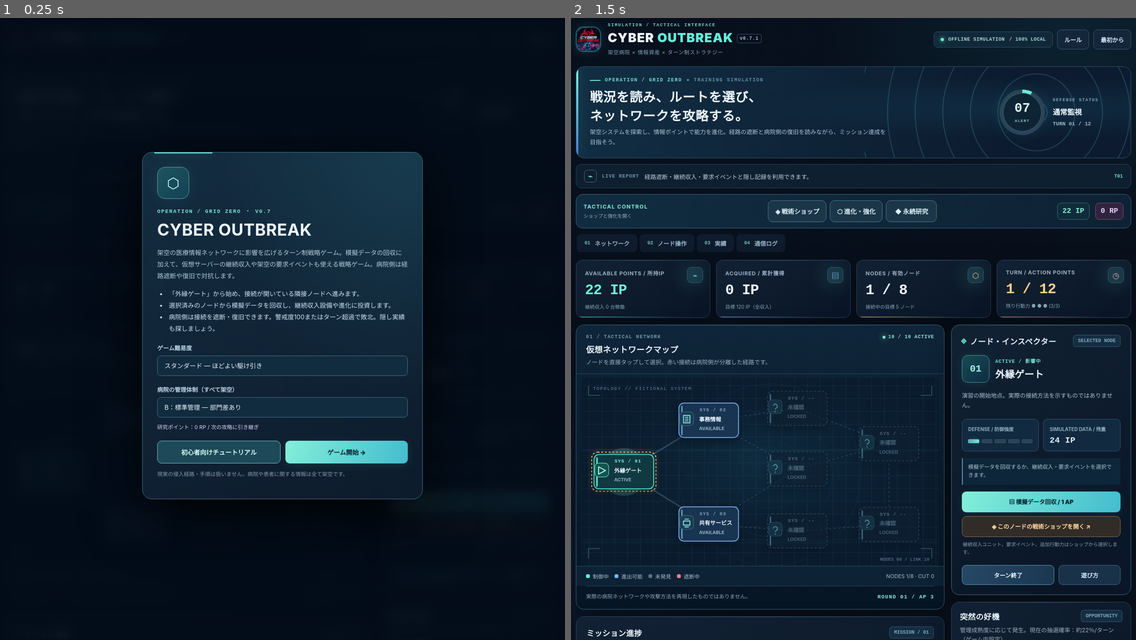
Above: before the commit, frames 1-2 (left to right).
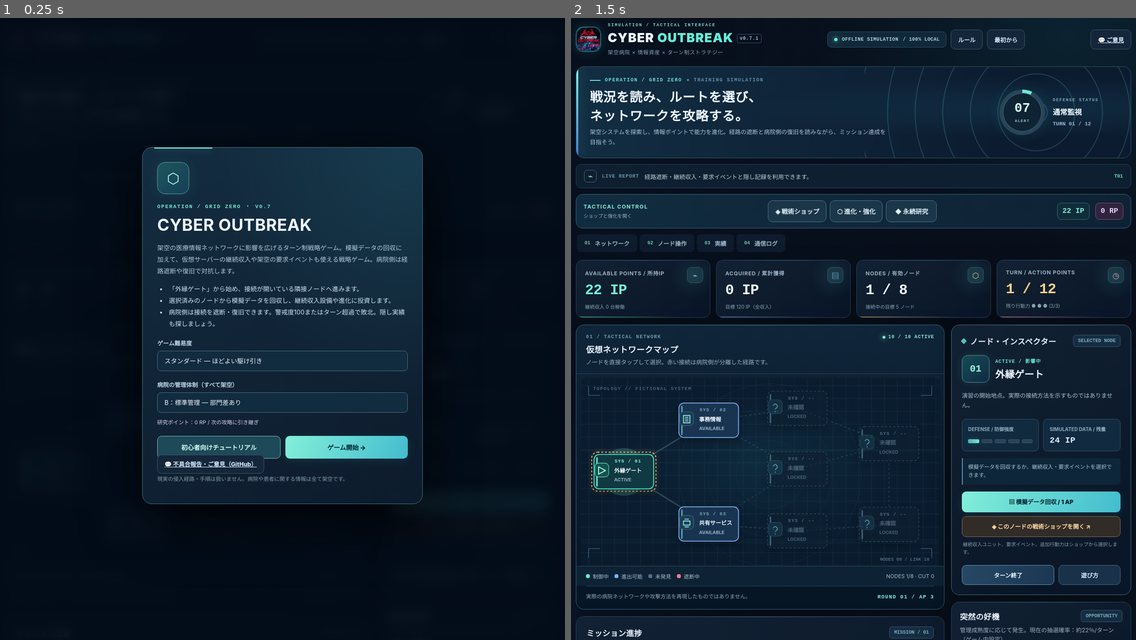
Above: after the commit, the same moments.

Repository: truamagic/Cyber-Outbreak-Game
Game: browser game, page index.html
Two runs of this game, one before a commit and one after it. Both use one fixed random seed, a clock stepped at 60 frames per second and the inputs below.
Inputs:
- Up to frame 1 (0.25 s): no input
- Up to frame 2 (1.5 s): click "ゲーム開始 →" at 0.27 s; tap Space at 1.1 s

The runs differ from the first frame. In frame 1, 5.1% of the frame differs, in the area x 25-75%, y 20-79%; in frame 2, 0.5%.

Commit message:
Update index.html

Diff:
--- a/index.html
+++ b/index.html
@@ -17,6 +17,13 @@
 <header class="topbar">
   <div class="brand"><div class="brand-mark"><img src="./favicon.ico?v=0711" width="52" height="52" alt="" decoding="as …(198 unchanged characters)…
   <div class="head-actions"><span class="top-pill"><span class="led"></span> OFFLINE SIMULATION <span class="mono">/ 100% LOCAL</span></span><button type="button" class="small-btn" id="helpBtn">ルール</button><button type="button" class="small-btn" id="restartBtn">最初から</button></div>
+<a
+  class="small-btn feedback-top-link"
+  href="https://github.com/truamagic/Cyber-Outbreak-Game/issues/new/choose"
+  target="_blank"
+  rel="noopener noreferrer">
+  💬 ご意見
+</a>
 </header>
 
 <section class="hero" aria-label="ミッション状況">
@@ -129,7 +136,16 @@
   <p>架空の医療情報ネットワークに影響を広げるターン制戦略ゲーム。模擬データの回収に加えて、仮想サーバーの継続収入や架空の要求イベントも使える戦略ゲーム。病院側は経路遮断や復旧で対抗します。</p>
   <ul><li>「外縁ゲート」から始め、接続が開いている隣接ノードへ進みます。</li><li>選択済みのノードから模擬データを回収し、継続収入設備や進化に投資します。</li><li>病院側は接続を遮断・復旧できます。警戒度100またはターン超過で敗北。隠し実績も探しましょう。</li></ul>
   <div class="difficulty"><label for="difficulty">ゲーム難易度</label><select id="difficulty"><option value="casual">カジュアル — 初めてでも遊びやすい</option><option value="normal" selected>スタンダード — ほどよい駆け引き</option><option value="hard">チャレンジ — 判断が重要</option></select></div>
-  <div class="difficulty"><label for="hospitalProfile">病院の管理 …(463 unchanged characters)… tn" type="button">ゲーム開始 →</button></div><button class="secondary" id="continueBtn" type="button" hidden style="margin-top:9px">現在のゲームに戻る</button><p class="fineprint">現実の侵入経路・手順は扱いません。病院や患者に関する情報は全て架空です。</p></div>
+  <div class="difficulty"><label for="hospitalProfile">病院の管理 …(463 unchanged characters)… tn" type="button">ゲーム開始 →</button></div>
+
+<a
+  class="small-btn feedback-intro-link"
+  href="https://github.com/truamagic/Cyber-Outbreak-Game/issues/new/choose"
+  target="_blank"
+  rel="noopener noreferrer">
+  💬 不具合報告・ご意見（GitHub）
+</a>
+<button class="secondary" id="continueBtn" type="button" hidden style="margin-top:9px">現在のゲームに戻る</button><p class="fineprint">現実の侵入経路・手順は扱いません。病院や患者に関する情報は全て架空です。</p></div>
 </div>
 <div id="toast" role="status" aria-live="polite"></div>
 <div class="overlay" id="result" role="dialog" aria-modal="true" aria-labelledby="resultTitle" hidden>
